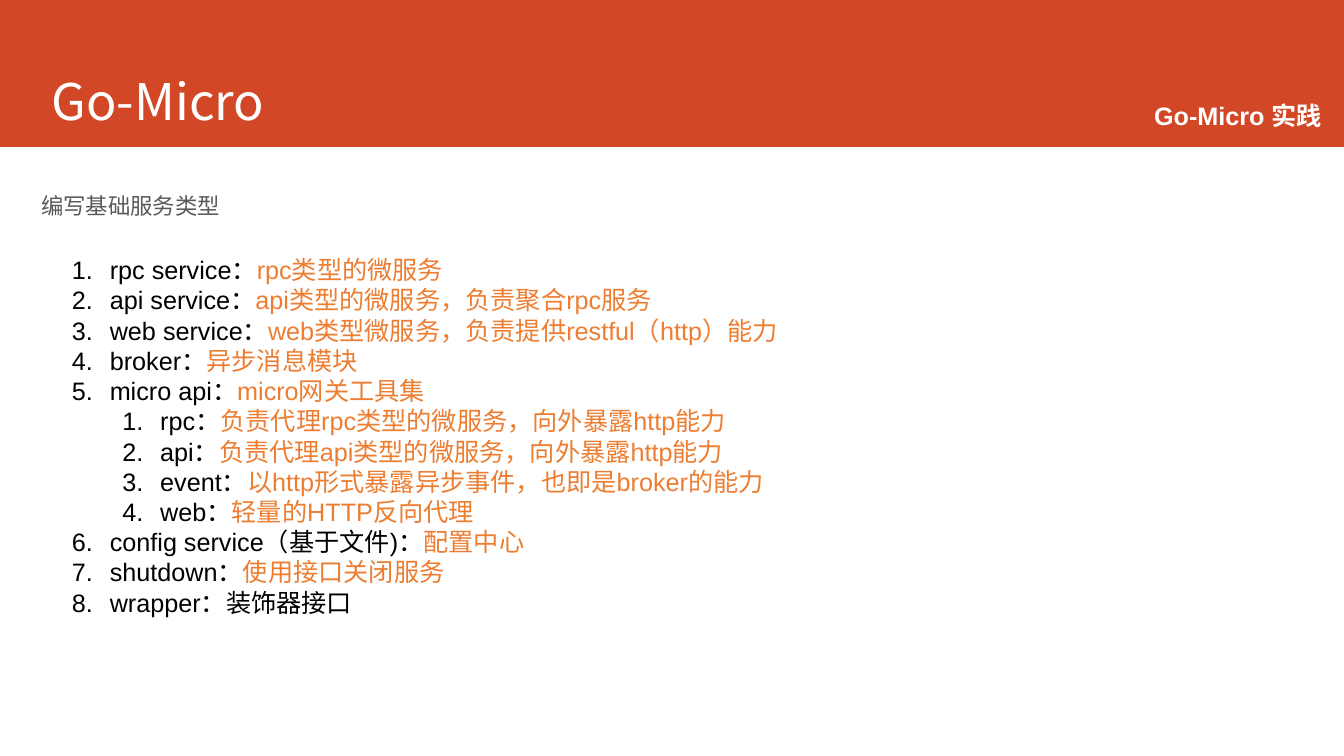
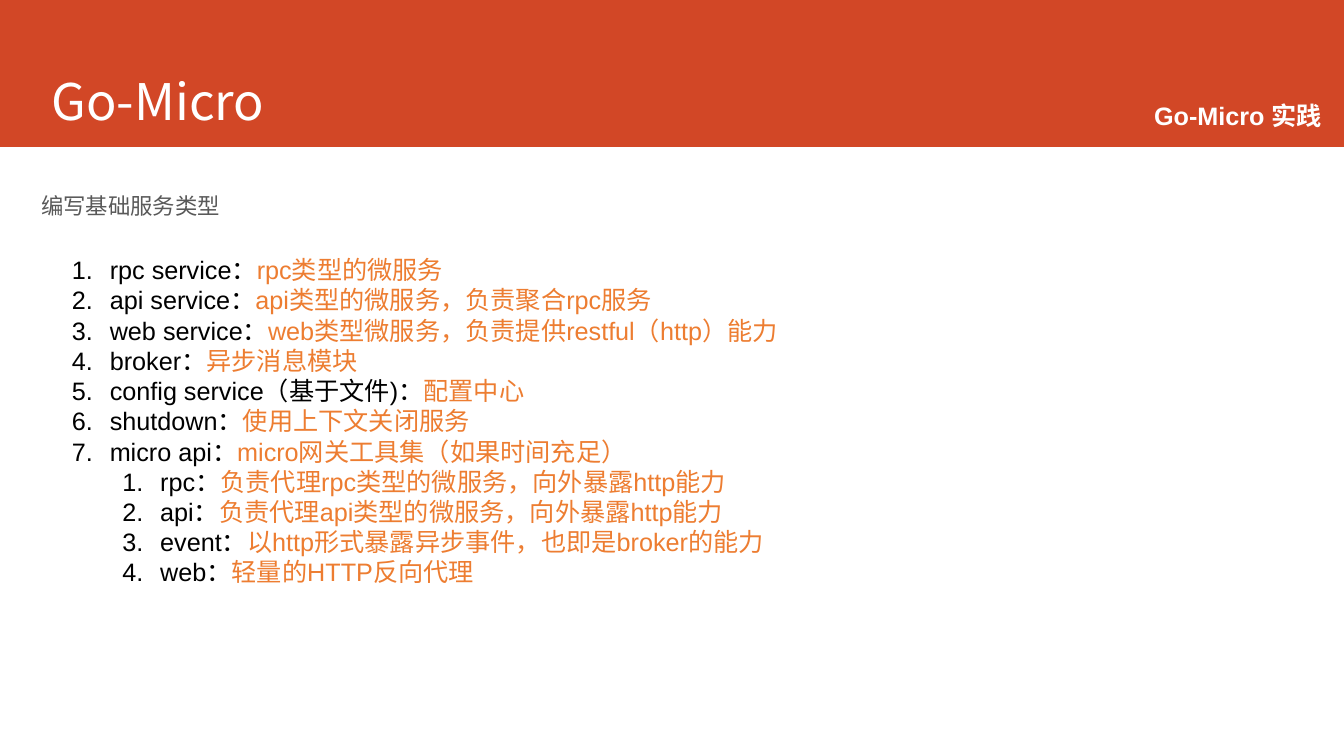
Before and after one commit to printfcoder/printfcoder, a slide deck: slide 66 of course/for-emc/course-for-emc.pptx. Drawn at 1344x756 pixels with LibreOffice and Linux fonts; fonts in the diff are those of the drawing; background and template pictures are left out. Boxes give left, top, right and bottom in pixels: in the first picture for what was removed or moved away, otherwise in the second. Text is boxed around its words. In the diff, an @@ line names an element or a change of style, - is before the commit and + after.

```diff
--- a/course/for-emc/course-for-emc.pptx
+++ b/course/for-emc/course-for-emc.pptx
@@ text at (110,380,626,466): text changed; text colour #ED7D31 to #000000 @@
-  5. micro api：micro网关工具集
+  5. config service（基于文件)：配置中心
+  6. shutdown：使用上下文关闭服务
+  7. micro api：micro网关工具集（如果时间充足）
@@ text at (110,531,524,617): paragraphs removed @@
-  6. config service（基于文件)：配置中心
-  7. shutdown：使用接口关闭服务
-  8. wrapper：装饰器接口
```
Also in this commit, not shown: 1 other slide changed, 1 slide removed, 11 other files.
